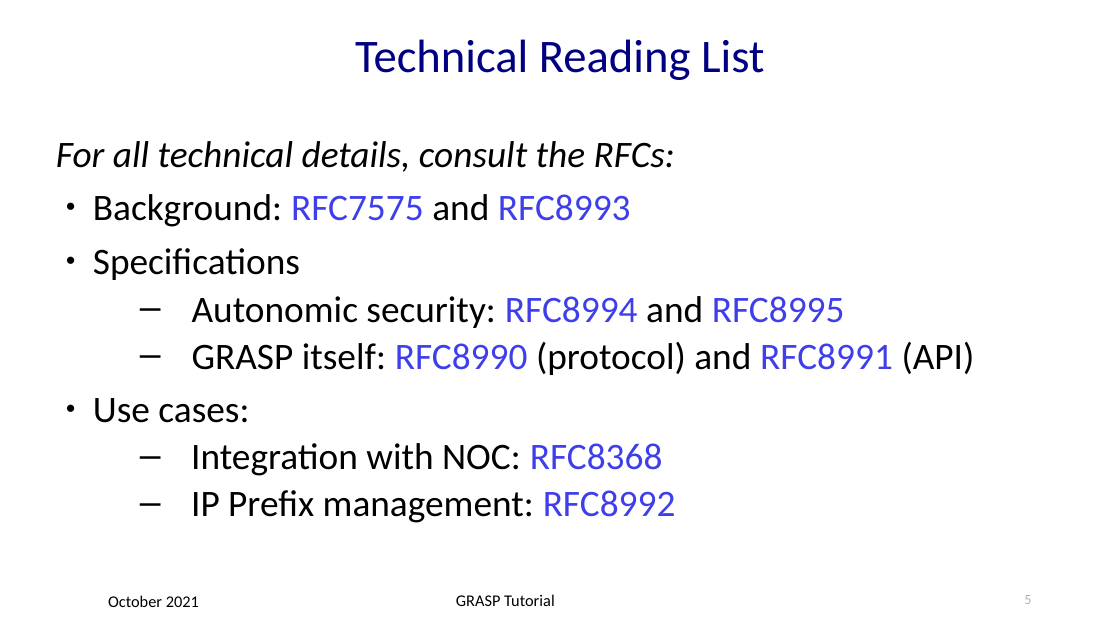
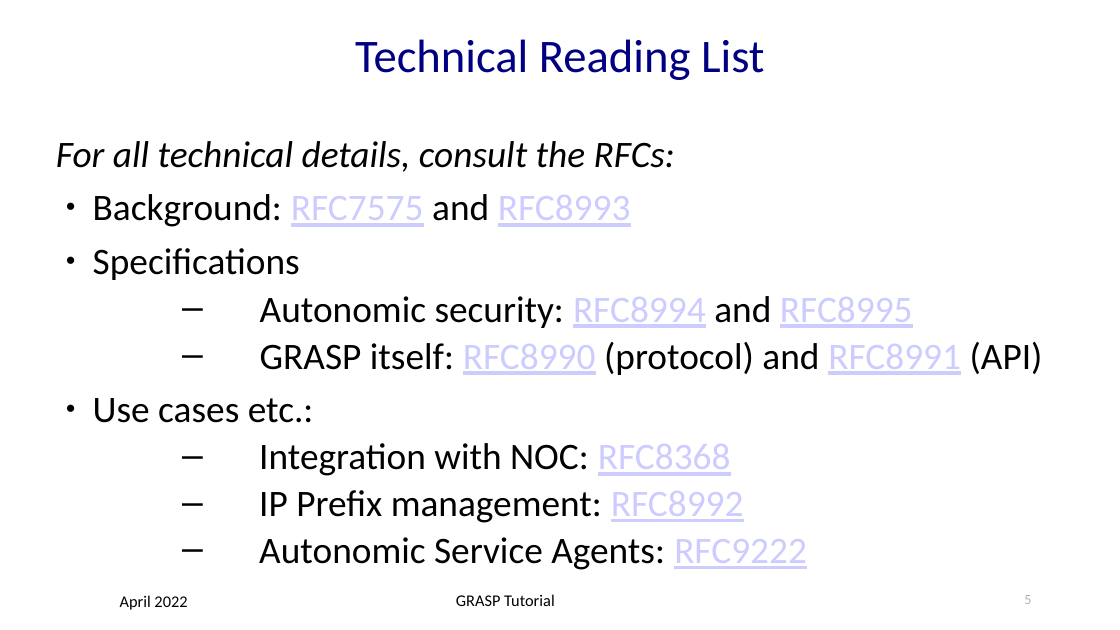
Before and after one commit to becarpenter/graspdoc, a slide deck: slide 5 of GRASP-tutorial.ppt. Drawn at 1120x630 pixels with LibreOffice and Linux fonts; fonts in the diff are those of the drawing. Boxes give left, top, right and bottom in pixels: in the first picture for what was removed or moved away, otherwise in the second. Text is boxed around its words. In the diff, an @@ line names an element or a change of style, - is before the commit and + after.

```diff
--- a/GRASP-tutorial.ppt
+++ b/GRASP-tutorial.ppt
@@ text at box(93, 194, 1043, 523): text colour #3E3EEB to #CCCCFF, underline on in "RFC7575 RFC8993", "RFC8994 RFC8995", "RFC8990 RFC8991", "RFC8368" and 1 more places; indent changed @@
@@ text at box(93, 398, 314, 423): text changed @@
-● Use cases:
+● Use cases etc.:
@@ text at box(259, 537, 807, 570): paragraph added @@
+  – Autonomic Service Agents: RFC9222
@@ text removed at box(108, 595, 199, 607) @@
-October 2021
@@ text added at box(120, 595, 187, 610), 14 pt, text #000000 @@
+April 2022
```
Also in this commit, not shown: 59 other slides changed, 5 other files.
